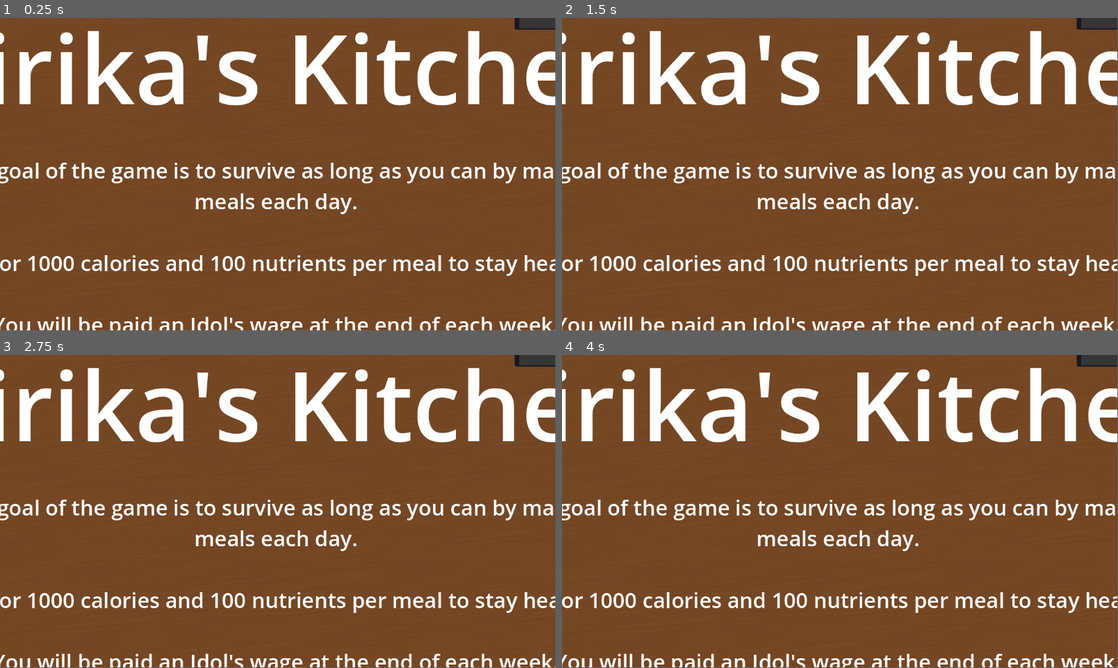
Above: before the commit, frames 1-4 (two rows, left to right).
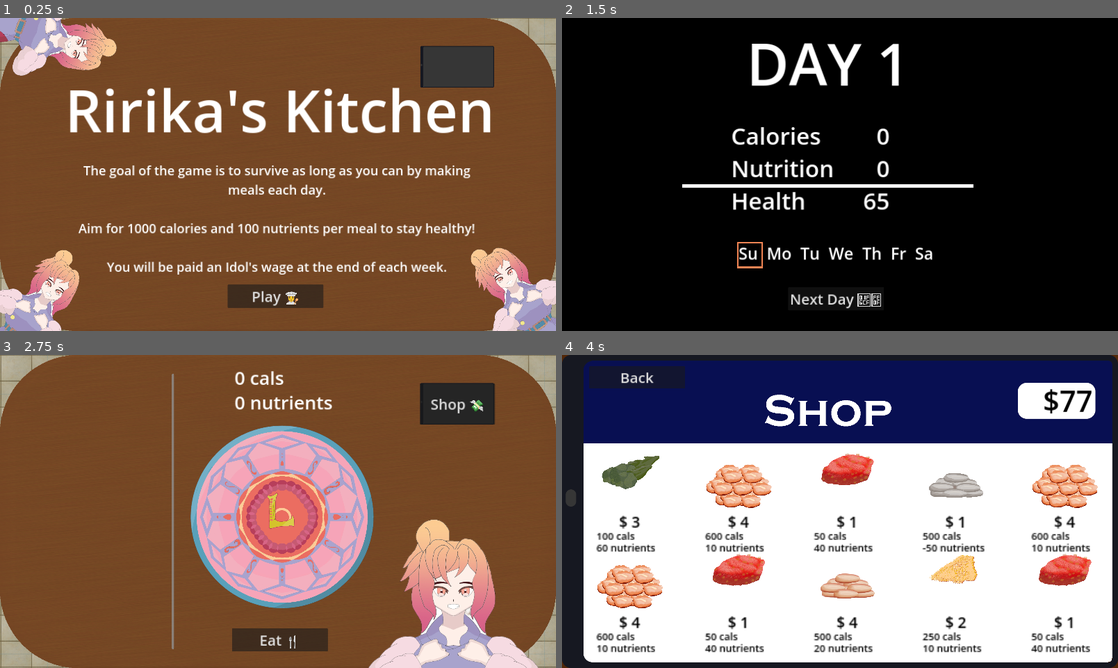
Above: after the commit, the same moments.

Repository: ratrproject/ririka-cooking
Game: Godot game, scene res://test-scene.tscn
Same seed, same stepped clock (60 frames per second), same inputs: the game is played once before the commit and once after it.
Inputs (mouse positions are in pixels of both pictures, inside the frame that each line leads up to):
- Up to frame 1 (0.25 s): no input
- Up to frame 2 (1.5 s): click (834, 296) at 0.5 s, where only the run after the commit has a clickable "Play 👩‍🍳"; click (840, 302) at 1.25 s, where only the run after the commit has a clickable "Eat 🍴"
- Up to frame 3 (2.75 s): click (272, 636) at 2 s, where only the run after the commit has a clickable "Next Day 🛏️"
- Up to frame 4 (4 s): click (1017, 405) at 2.75 s, where only the run after the commit has a clickable "Shop 💸"; click (628, 483) at 3.5 s, where only the run after the commit has a clickable "$ 3"
The window is 799x449 before the commit and 800x450 after it. Grey fills any space a smaller window leaves; there, only what the larger window draws over its background counts as a difference.

The runs differ from the first frame. In frame 1, 29% of the frame differs, in the area x 0-100%, y 0-100%; in frame 2, 99%; in frame 3, 39%; in frame 4, 96%.

Commit message:
sdafdsaffdas

Diff:
--- a/Scripts/Player.gd
+++ b/Scripts/Player.gd
@@ -26,7 +26,7 @@
 
 # Called when the node enters the scene tree for the first time.
 func _ready():
-	DisplayServer.window_set_mode(DisplayServer.WINDOW_MODE_FULLSCREEN)
+	#DisplayServer.window_set_mode(DisplayServer.WINDOW_MODE_FULLSCREEN)
 	pass # Replace with function body.
 
 func _input(event):
--- a/project.godot
+++ b/project.godot
@@ -12,8 +12,15 @@
 
 config/name="Ririka Cooking"
 run/main_scene="res://test-scene.tscn"
-config/features=PackedStringArray("4.1", "Forward Plus")
+config/features=PackedStringArray("4.2", "Forward Plus")
 config/icon="res://icon.svg"
+
+[display]
+
+window/size/viewport_width=1920
+window/size/viewport_height=1080
+window/size/mode=1
+window/stretch/mode="canvas_items"
 
 [dotnet]
 
--- a/test-scene.tscn
+++ b/test-scene.tscn
@@ -3,7 +3,6 @@
 [ext_resource type="Texture2D" uid="uid://cfs8f64qvbj1g" path="res://Images/table.png" id="1_5qcnn"]
 [ext_resource type="Texture2D" uid="uid://qydjboejtdv2" path="res://Images/GIOVzqfbQAA8foQ.jpg" id="1_rwtpx"]
 [ext_resource type="Script" path="res://Scripts/Inventory.gd" id="2_g28te"]
-[ext_resource type="Texture2D" uid="uid://d2k773cfl7etx" path="res://Images/old/Ichijou_Ririka_Full_Body_2.webp" id="3_wj6pf"]
 [ext_resource type="Script" path="res://Scripts/Player.gd" id="4_nwwjx"]
 [ext_resource type="Texture2D" uid="uid://uwxevn00oih6" path="res://Images/Serving_Plate-Photoroom.png" id="6_2j7ke"]
 [ext_resource type="Script" path="res://Scripts/Bowl.gd" id="6_3dy5y"]
@@ -18,6 +17,7 @@
 [ext_resource type="Script" path="res://Tutorial.gd" id="12_uhx2p"]
 [ext_resource type="AudioStream" uid="uid://oq6yy33rgrp3" path="res://Sound/393666__chripei__wahi-siren-to-loop.mp3" id="13_2rx25"]
 [ext_resource type="Texture2D" uid="uid://bydkaqgxkoai0" path="res://Images/ambulancia_100x100_3.png" id="15_h40kd"]
+[ext_resource type="Texture2D" uid="uid://delc5x6fi11rq" path="res://Images/100-76-Photoroom.png" id="18_bvkw1"]
 
 [sub_resource type="Gradient" id="Gradient_lck55"]
 colors = PackedColorArray(1, 1, 1, 1, 1, 1, 1, 1)
@@ -135,9 +135,9 @@
 script = ExtResource("2_g28te")
 
 [node name="Ririka" type="Sprite2D" parent="Main"]
-position = Vector2(624, 938)
-scale = Vector2(1.62107, 1.62107)
-texture = ExtResource("3_wj6pf")
+position = Vector2(614, 483)
+scale = Vector2(0.941, 0.941)
+texture = ExtResource("18_bvkw1")
 script = ExtResource("4_nwwjx")
 money = 80
 startingWage = 70
@@ -565,6 +565,7 @@
 scale = Vector2(62.4061, 30.3733)
 
 [node name="TextureRect3" type="TextureRect" parent="Tutorial"]
+layout_mode = 0
 offset_left = -960.0
 offset_top = -540.0
 offset_right = 960.0
@@ -609,32 +610,35 @@
 theme_override_font_sizes/font_size = 50
 text = "Play 👩‍🍳"
 
-[node name="TextureRect" type="TextureRect" parent="Tutorial"]
-layout_mode = 0
-offset_left = -961.0
-offset_top = 101.0
-offset_right = -261.0
-offset_bottom = 1361.0
-rotation = 0.466705
-texture = ExtResource("3_wj6pf")
-
-[node name="TextureRect2" type="TextureRect" parent="Tutorial"]
-layout_mode = 0
-offset_left = 483.0
-offset_top = 99.0
-offset_right = 1183.0
-offset_bottom = 1359.0
-rotation = -0.370822
-texture = ExtResource("3_wj6pf")
-
 [node name="TextureRect4" type="TextureRect" parent="Tutorial"]
 layout_mode = 0
-offset_left = -50.0001
-offset_top = -689.0
-offset_right = 650.0
-offset_bottom = 571.0
+offset_left = -388.0
+offset_top = -660.0
+offset_right = 892.0
+offset_bottom = 620.0
 rotation = 1.9295
-texture = ExtResource("3_wj6pf")
+scale = Vector2(0.5, 0.5)
+texture = ExtResource("18_bvkw1")
+
+[node name="TextureRect5" type="TextureRect" parent="Tutorial"]
+layout_mode = 0
+offset_left = 406.0
+offset_top = 362.0
+offset_right = 1686.0
+offset_bottom = 1642.0
+rotation = -0.618443
+scale = Vector2(0.5, 0.5)
+texture = ExtResource("18_bvkw1")
+
+[node name="TextureRect6" type="TextureRect" parent="Tutorial"]
+layout_mode = 0
+offset_left = -887.0
+offset_top = 30.0001
+offset_right = 393.0
+offset_bottom = 1310.0
+rotation = 0.684992
+scale = Vector2(0.5, 0.5)
+texture = ExtResource("18_bvkw1")
 
 [node name="AudioStreamPlayer2D" type="AudioStreamPlayer2D" parent="."]
 stream = ExtResource("10_nerx5")
Binary file added: Images/100-76-Photoroom.png
Not shown, added: Images/100-76-Photoroom.png.import
Binary file changed: Images/Prepared_Broccoli-Photoroom.png
Binary file changed: Images/Prepared_Harissa-Photoroom.png
Binary file changed: Images/Prepared_Spring_Onions-Photoroom.png
Not shown, changed: export_presets.cfg
